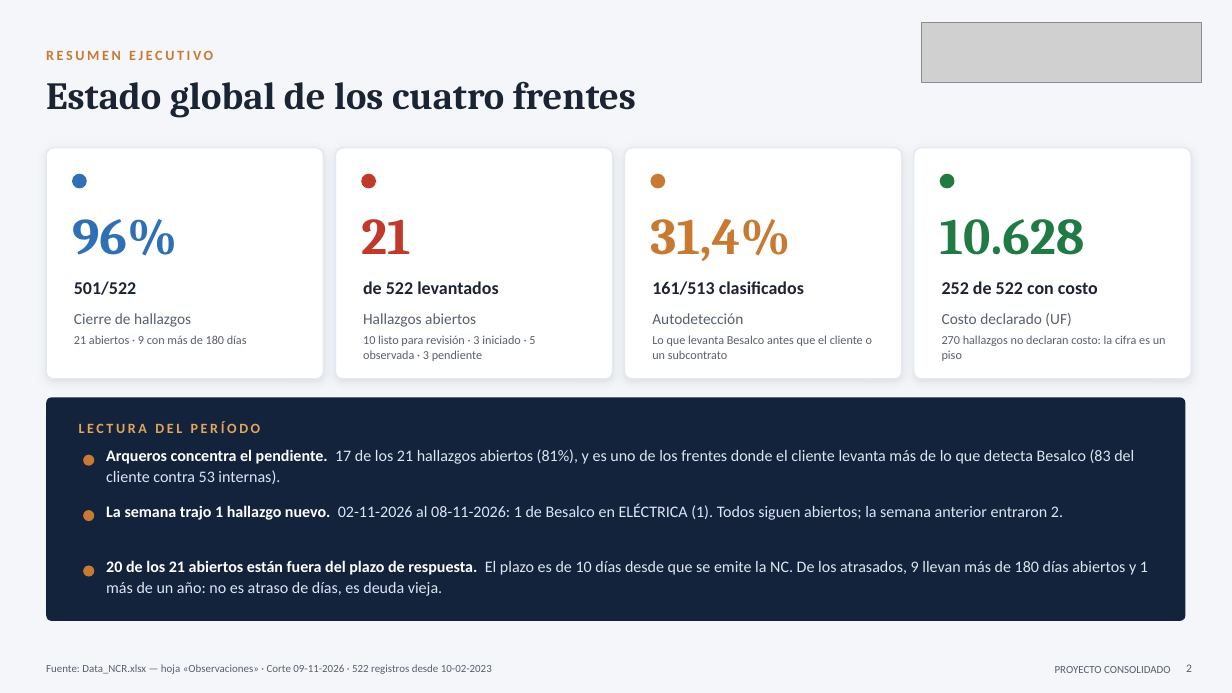
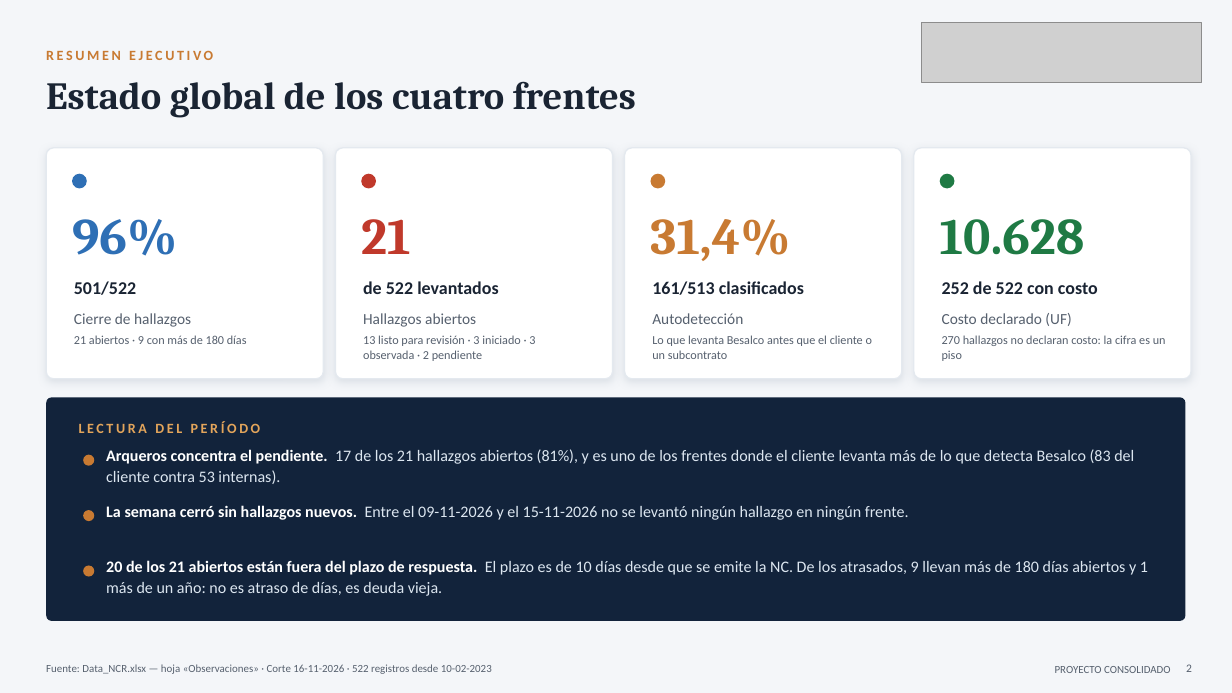
Before and after one commit to tdkvalex/Dashboard-HSEQ, a slide deck: slide 2 of modulo_nc/Panel_No_Conformidades.pptx. Drawn at 1232x693 pixels with LibreOffice and Linux fonts; fonts in the diff are those of the drawing; grey boxes stand for pictures. Boxes give left, top, right and bottom in pixels: in the first picture for what was removed or moved away, otherwise in the second. Text is boxed around its words. In the diff, an @@ line names an element or a change of style, - is before the commit and + after.

```diff
--- a/modulo_nc/Panel_No_Conformidades.pptx
+++ b/modulo_nc/Panel_No_Conformidades.pptx
@@ text at <box>363,335,535,361</box>: text changed @@
-10 listo para revisión · 3 iniciado · 5 observada · 3 pendiente
+13 listo para revisión · 3 iniciado · 3 observada · 2 pendiente
@@ text at <box>106,505,909,520</box>: text changed @@
-La semana trajo 1 hallazgo nuevo. 02-11-2026 al 08-11-2026: 1 de Besalco en ELÉCTRICA (1). Todos siguen abiertos; la semana anterior entraron 2.
+La semana cerró sin hallazgos nuevos. Entre el 09-11-2026 y el 15-11-2026 no se levantó ningún hallazgo en ningún frente.
@@ text at <box>46,664,492,674</box>: text changed @@
-Fuente: Data_NCR.xlsx — hoja «Observaciones» · Corte 09-11-2026 · 522 registros desde 10-02-2023
+Fuente: Data_NCR.xlsx — hoja «Observaciones» · Corte 16-11-2026 · 522 registros desde 10-02-2023
```
Also in this commit, not shown: 16 other slides changed, 3 other files.
